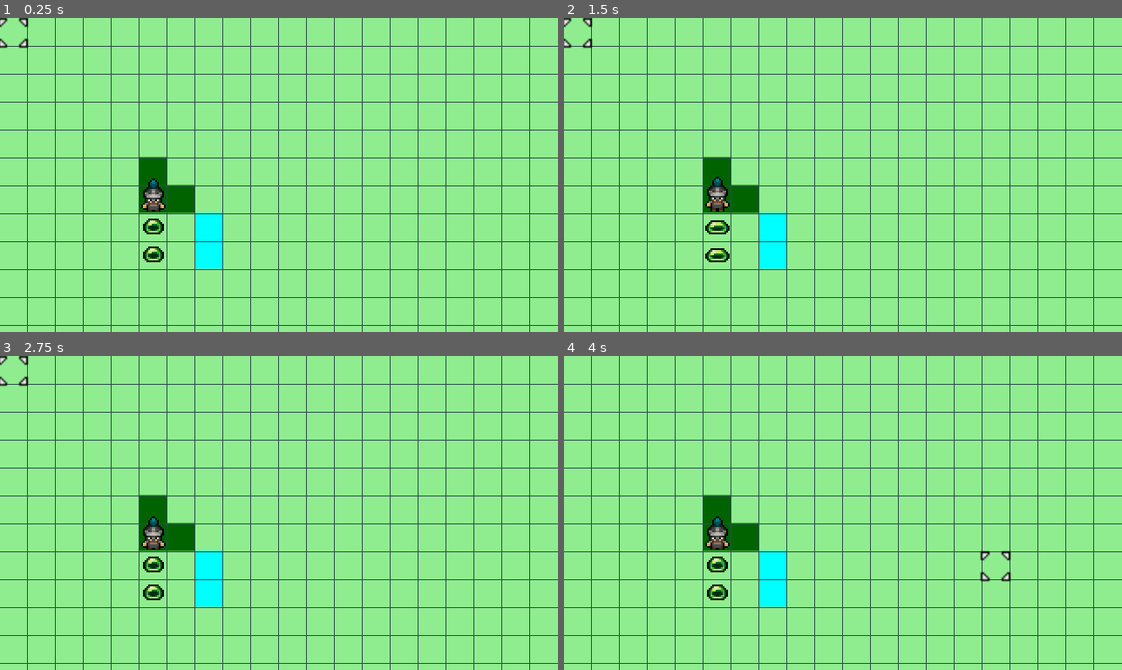
Above: before the commit, frames 1-4 (two rows, left to right).
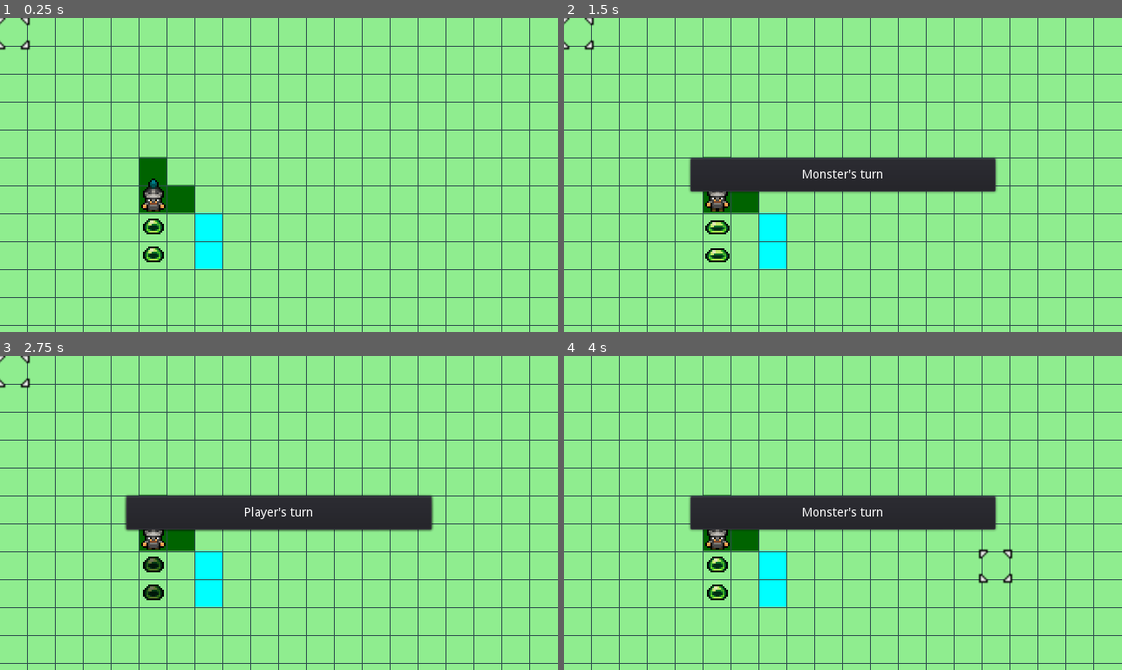
Above: after the commit, the same moments.

Repository: DaveRendell/gridcursor
Game: Godot game, scene res://src/battle/Battle.tscn
Same seed, same stepped clock (60 frames per second), same inputs: the game is played once before the commit and once after it. Before the commit the project starts from res://src/map/SquareGrid.tscn.
Inputs (mouse positions are in pixels of both pictures, inside the frame that each line leads up to):
- Up to frame 1 (0.25 s): no input
- Up to frame 2 (1.5 s): tap Enter (ui_accept) at 0.5, 0.77 s; move the mouse to (965, 159) at 0.52 s; hold Right (ui_right) 0.53-1.28 s; click (965, 159) at 0.67 s; move the mouse to (731, 190) at 1.27 s; hold Down (ui_down) from 1.28 s (still down); click (731, 190) at 1.42 s
- Up to frame 3 (2.75 s): tap Enter (ui_accept) at 1.52 s; move the mouse to (334, 443) at 2.02 s; release Down (ui_down) at 2.03 s; hold Right (ui_right) from 2.03 s (still down); click (334, 443) at 2.17 s
- Up to frame 4 (4 s): move the mouse to (815, 575) at 2.77 s; release Right (ui_right) at 2.78 s; hold Up (ui_up) 2.78-3.53 s; click (815, 575) at 2.92 s; tap Enter (ui_accept) at 3.02, 3.77 s; move the mouse to (1010, 560) at 3.52 s; hold Left (ui_left) from 3.53 s (still down); click (1010, 560) at 3.67 s

The runs differ from the first frame. In frame 1, 0.2% of the frame differs, in the area x 0-6%, y 0-11%; in frame 2, 6.4%; in frame 3, 6.7%, in the area x 0-78%, y 0-78%; in frame 4, 6.4%.

Commit message:
Level 0 CPU that sets all units to done and ends turn

Diff:
--- a/project.godot
+++ b/project.godot
@@ -129,7 +129,7 @@
 [application]
 
 config/name="Cursor"
-run/main_scene="res://src/map/SquareGrid.tscn"
+run/main_scene="res://src/battle/Battle.tscn"
 config/icon="res://icon.png"
 
 [display]
--- a/src/battle/Battle.gd
+++ b/src/battle/Battle.gd
@@ -14,18 +14,22 @@
 func next_turn():
 	map.active = false
 	map.current_turn = (map.current_turn + 1) % teams
+
+	var message: String
+	if map.current_turn == 1:
+		message = "Monster's turn"
+	else:
+		message = "Player's turn"
+	var toast = map.display_toast(message)
+	yield(toast, "tree_exiting")
+
 	for child in map.get_node("GridNodes").get_children():
 		if child.has_method("state_to_unselected"):
 			child.state_to_unselected(map)
-			var message: String
-			if map.current_turn == 1:
-				message = "Monster's turn"
-			else:
-				message = "Player's turn"
-			var toast = map.display_toast(message)
-			yield(toast, "tree_exited")
 
-			if map.current_turn == 0:
-				map.active = true
-			else:
-				next_turn()
+	if map.current_turn == 0:
+		print("Player turn starter")
+		map.active = true
+	else:
+		print("CPU turn started")
+		ComputerPlayer.execute_turn(map)
--- a/src/battle/computer_player.gd
+++ b/src/battle/computer_player.gd
@@ -1,4 +1,22 @@
 class_name ComputerPlayer
 
-static func execute_turn(map: Map, team_number: int) -> void:
+static func execute_turn(map: Map) -> void:
+	var units = get_units(map)
+
+	for unit in units:
+		execute_unit_turn(unit, map)
+
+
+
 	map.next_turn()
+
+static func get_units(map: Map) -> Array:
+	var units = []
+	for cell in map.node_array().non_empty_coordinates():
+		var unit = map.node_array().at(cell) as Unit
+		if unit.team == map.current_turn:
+			units.append(unit)
+	return units
+
+static func execute_unit_turn(unit: Unit, map: Map) -> void:
+	unit.state_to_done(map)
--- a/src/map/Map.gd
+++ b/src/map/Map.gd
@@ -111,7 +111,7 @@
 
 			menu.queue_free()
 			if option == "end_turn":
-				emit_signal("next_turn")
+				next_turn()
 			yield(get_tree(), "idle_frame")
 			set_active(true)
 
@@ -124,6 +124,8 @@
 func draw_grid():
 	push_error("Implement draw_grid in inheriting scene")
 
+func next_turn():
+	emit_signal("next_turn")
 
 func display_toast(text: String, delay: float = 1.0) -> Popup:
 	var toast = new_toast.instance()
--- a/src/map/SquareGrid.tscn
+++ b/src/map/SquareGrid.tscn
@@ -8,6 +8,3 @@
 
 [node name="Background" parent="." index="0"]
 show_behind_parent = true
-
-[node name="Cursor" parent="." index="1"]
-frame = 1
